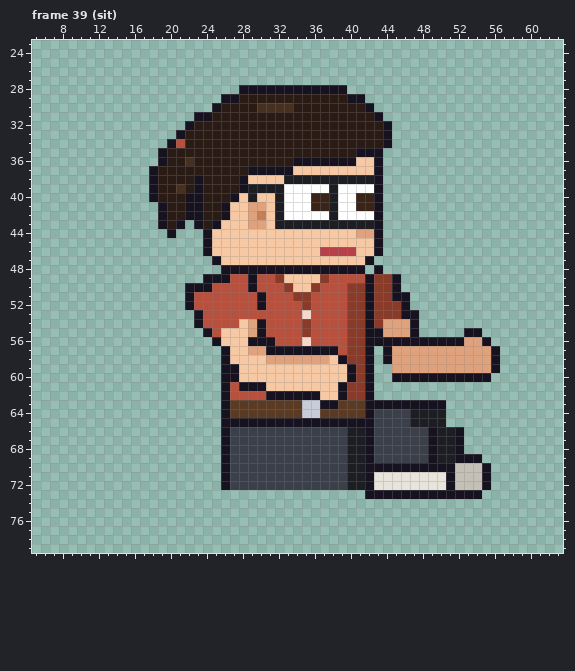
Pixel-art file, stored at sprites/clients/client_designer_b_right_anim.aseprite. Above: the version before the commit.
64x80 pixels, 129 frames. Colours within 5 levels of each other are drawn and written as one. Shown: frame 39 (sit): x 5..63, y 23..79. The old version is drawn lined up with the new one. The commit also changed other frames, which this record leaves out.
After the commit:
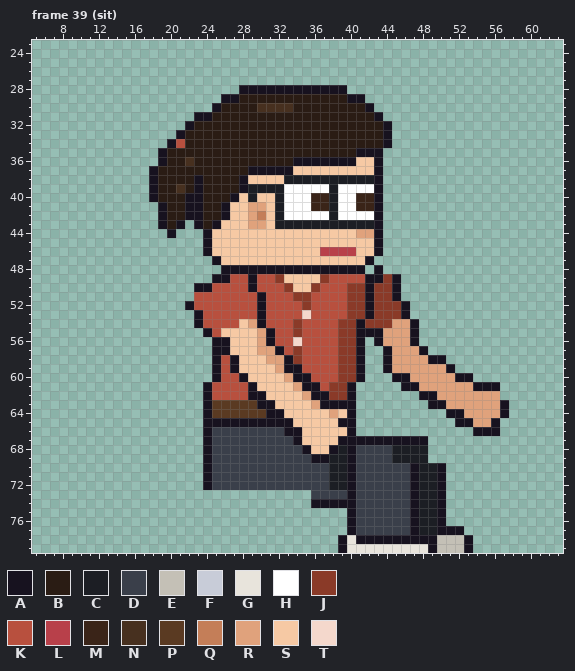
Palette (. is transparent): A #17121f  B #2a1c14  C #1c1e24  D #3a3f4a  E #c4c0b6  F #c8ccd8  G #e8e4dc  H #ffffff  J #8a3a28  K #b8503e  L #b8404a  M #3a2418  N #47301f  P #5a3a22  Q #c47e58  R #e0a27c  S #f6c9a4  T #f4d8cc
The exact change:
whole drawing moved by +2,-6 (the old picture is shown already moved)
Frame 39 (sit):
y 49: x 24 A -> .; x 43 J -> A
y 50: x 22 A -> .
y 51: x 22 A -> .; x 46 A -> .
y 53: x 30 K -> A; x 47 A -> .
y 54: x 34..35 KJ -> JK; x 39 K -> J; x 41..42 JA -> AJ; x 44 R -> J
y 55: x 29..31 RAK -> SRA; x 34..35 KJ -> JK; x 39 K -> J; x 41 J -> A; x 53..54 AA -> ..
y 56: x 26 S -> A; x 29..30 AA -> SR; x 34..35 KT -> TK; x 39 K -> J; x 41..42 JA -> A.; x 44..46 AAA -> RRR; x 48..55 AAAAARRA -> ........
y 57: x 25 . -> A; x 29 R -> S; x 31 A -> R; x 33..39 AAAAAAK -> KJKKKKJ; x 41..42 JA -> A.; x 48..56 RRRRRRRRA -> A........
y 58: x 25..27 .AS -> AKA; x 33..39 RRRRRSA -> AJKKKKJ; x 41..42 JA -> A.; x 49..56 RRRRRRRA -> AA......
y 59: x 25..26 .A -> AK; x 32..42 SSSSSSSSAJA -> RAAKKKKJJA.; x 44 . -> A; x 51..56 RRRRRA -> A.....
y 60: x 25..28 .AAS -> AKKA; x 33..42 SSSSSSSAJA -> RAAKKKJJA.; x 47..51 AAAAA -> RRRRR; x 54..55 AA -> ..
y 61: x 24..26 ..A -> AKK; x 28 A -> K; x 30 A -> S; x 34..42 SSSSSAJJA -> RAAKJJA..; x 46..56 ........... -> AARRRRRRAAA
y 62: x 24..26 ..A -> AKK; x 29..35 KKAAAAA -> AASSSSR; x 37..42 SSAJJA -> AJJA..; x 48..56 ......... -> AARRRRRRR
y 63: x 24..26 ..A -> APP; x 30..36 PPPPPFF -> AASSSSR; x 39..48 PPPAAAAAAA -> AA........; x 51..57 ....... -> RRRRRRA
y 64: x 24..26 ..A -> APP; x 31..57 PPPPFFPPPPPADDDDCCCC....... -> AASSSSSRSA..........AARRRRA
y 65: x 24..25 .. -> AA; x 34..38 AAAAA -> SSSSS; x 41..50 AADDDDCCCC -> ..........; x 52..56 ..... -> AARRA
y 66: x 24..26 ..A -> ADD; x 33..52 DDDDDDDCCADDDDDDACCA -> AASSSSSA............; x 54..56 ... -> AAA
y 67: x 24..26 ..A -> ADD; x 34..41 DDDDDDCC -> ASSSSAAA; x 43..52 DDDDDDACCA -> AAAAAA....
y 68: x 24..26 ..A -> ADD; x 35..42 DDDDDCCA -> ASSACADD; x 45..52 DDDDACCA -> CCCC....
y 69: x 24..26 ..A -> ADD; x 36..42 DDDDCCA -> AACCADD; x 45..54 DDDDACCAAA -> CCCC......
y 70: x 24..26 ..A -> ADD; x 38..46 DDCCAAAAA -> CCADDDDDD; x 48..49 AA -> CC; x 51..55 AEEEA -> .....
y 71..72: x 24..26 ..A -> ADD; x 38..55 DDCCAGGGGGGGGAEEEA -> CCADDDDDDACCA.....
y 73: x 36..46 ......AAAAA -> DDDDADDDDDD; x 48..49 AA -> CC; x 51..54 AAAA -> ....
y 74: x 36..50 ............... -> AAAAADDDDDDACCA
y 75..76: x 40..50 ........... -> ADDDDDDACCA
y 77: x 40..52 ............. -> ADDDDDDACCAAA
y 78: x 39..53 ............... -> AGAAAAAAAAAEEEA
y 79: x 39..53 ............... -> AGGGGGGGGGAEEEA
